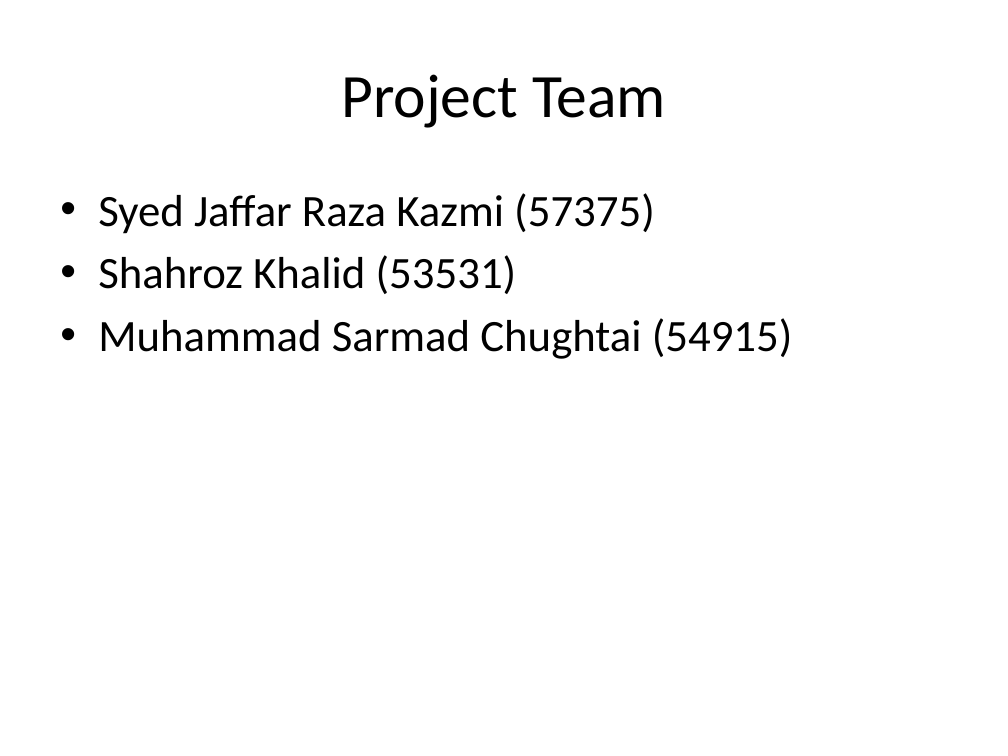
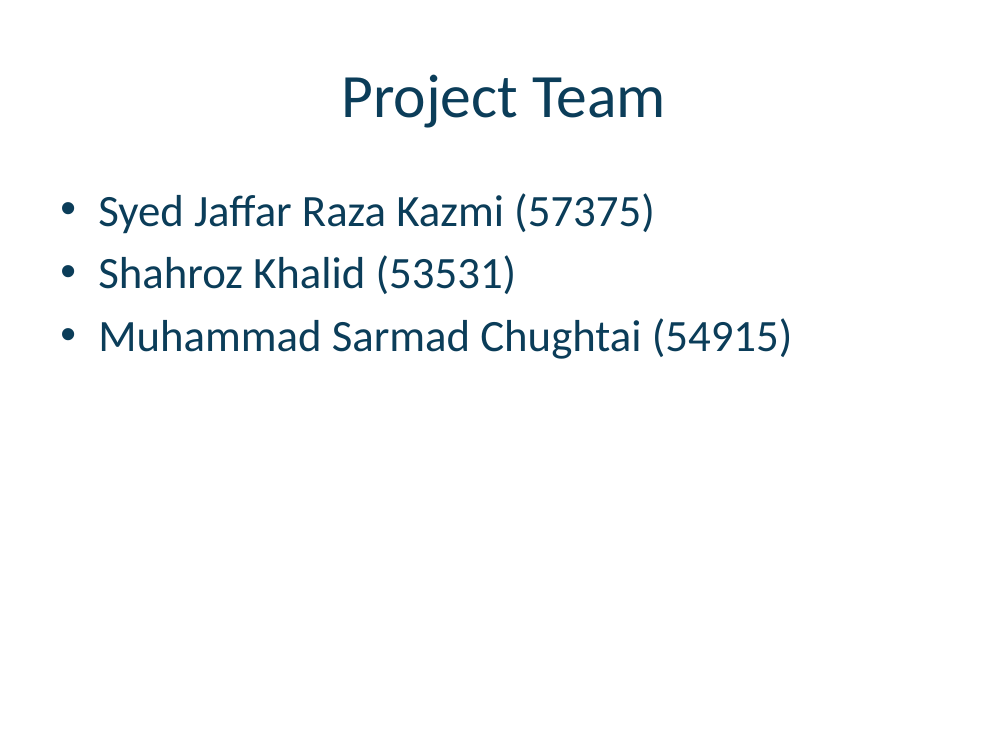
Before and after one commit to Jaffar-Kazmi/BodyScan, a slide deck: slide 2 of docs/proposal/slides.pptx. Drawn at 1008x756 pixels with LibreOffice and Linux fonts; fonts in the diff are those of the drawing; background and template pictures are left out. Boxes give left, top, right and bottom in pixels: in the first picture for what was removed or moved away, otherwise in the second. Text is boxed around its words. In the diff, an @@ line names an element or a change of style, - is before the commit and + after.

```diff
--- a/docs/proposal/slides.pptx
+++ b/docs/proposal/slides.pptx
@@ title "Project Team" at (341,74,666,128): text colour #000000 to #0B3D59 @@
@@ text "Syed Jaffar Raza Kazmi (57375)" at (98,193,793,359): text colour #000000 to #0B3D59; bullet colour #000000 to #0B3D59 @@
```
Also in this commit, not shown: 13 other slides changed, 9 slides added, 5 slides removed.
